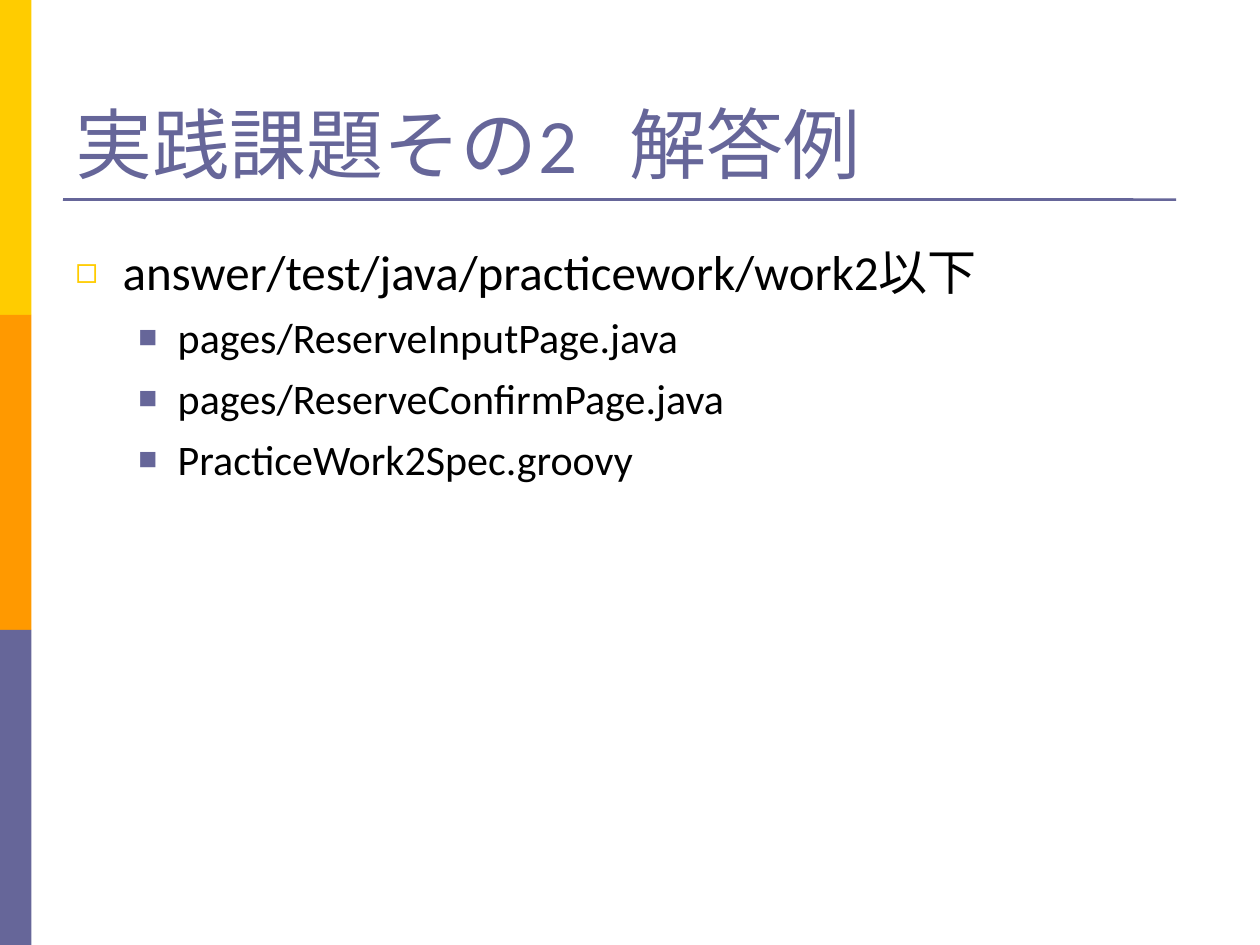
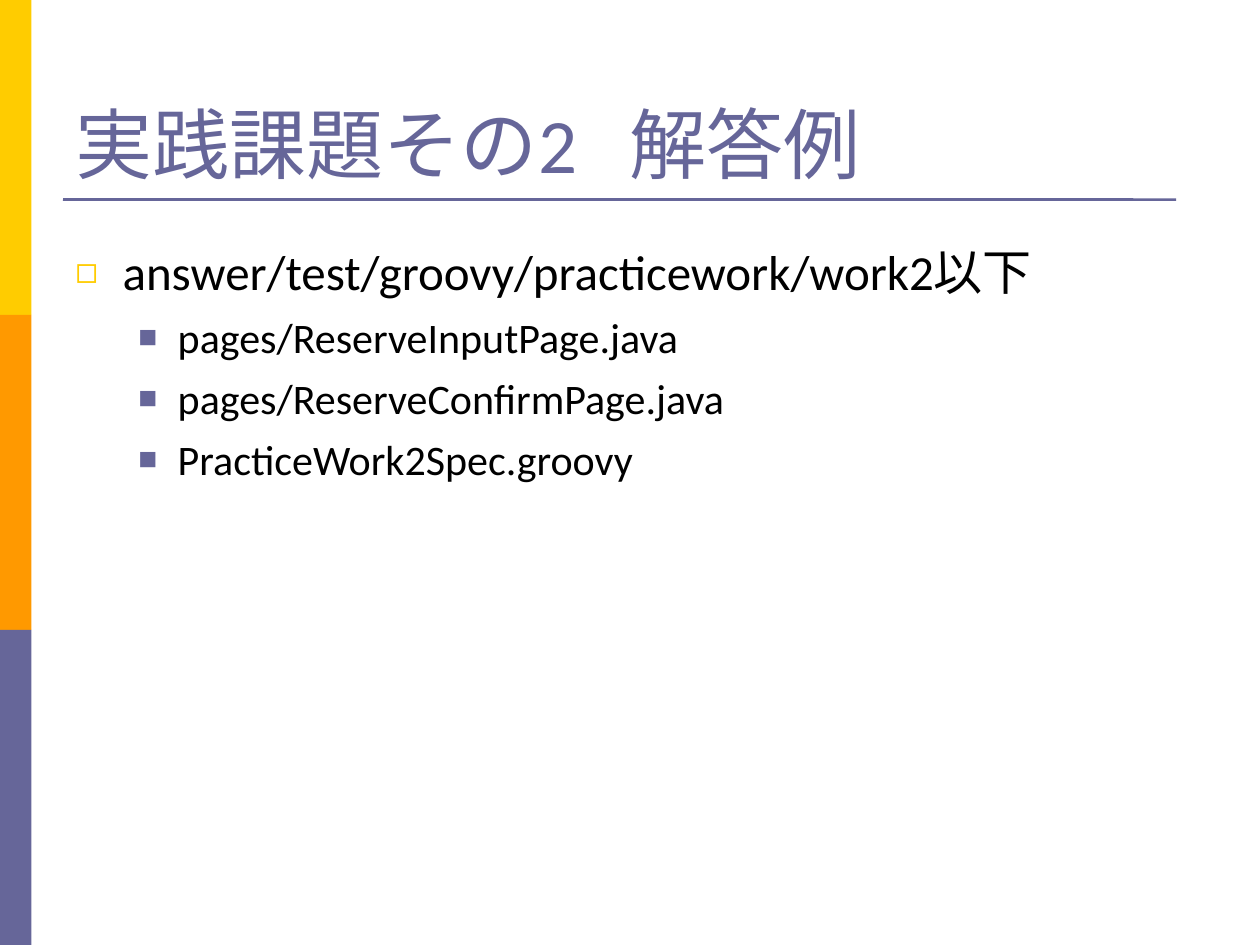
Before and after one commit to takuY-U2/STARHotel, a slide deck: slide 46 of docs/SlideGeb.ppt (slide 49 before the commit). Drawn at 1260x945 pixels with LibreOffice and Linux fonts; fonts in the diff are those of the drawing. Boxes give left, top, right and bottom in pixels: in the first picture for what was removed or moved away, otherwise in the second. Text is boxed around its words. In the diff, an @@ line names an element or a change of style, - is before the commit and + after.

```diff
--- a/docs/SlideGeb.ppt
+++ b/docs/SlideGeb.ppt
@@ text at bbox=[123, 251, 1032, 299]: text changed @@
-◻ answer/test/java/practicework/work2以下
+◻ answer/test/groovy/practicework/work2以下
```
Also in this commit, not shown: 22 other slides changed, 4 slides removed, 3 other files.
